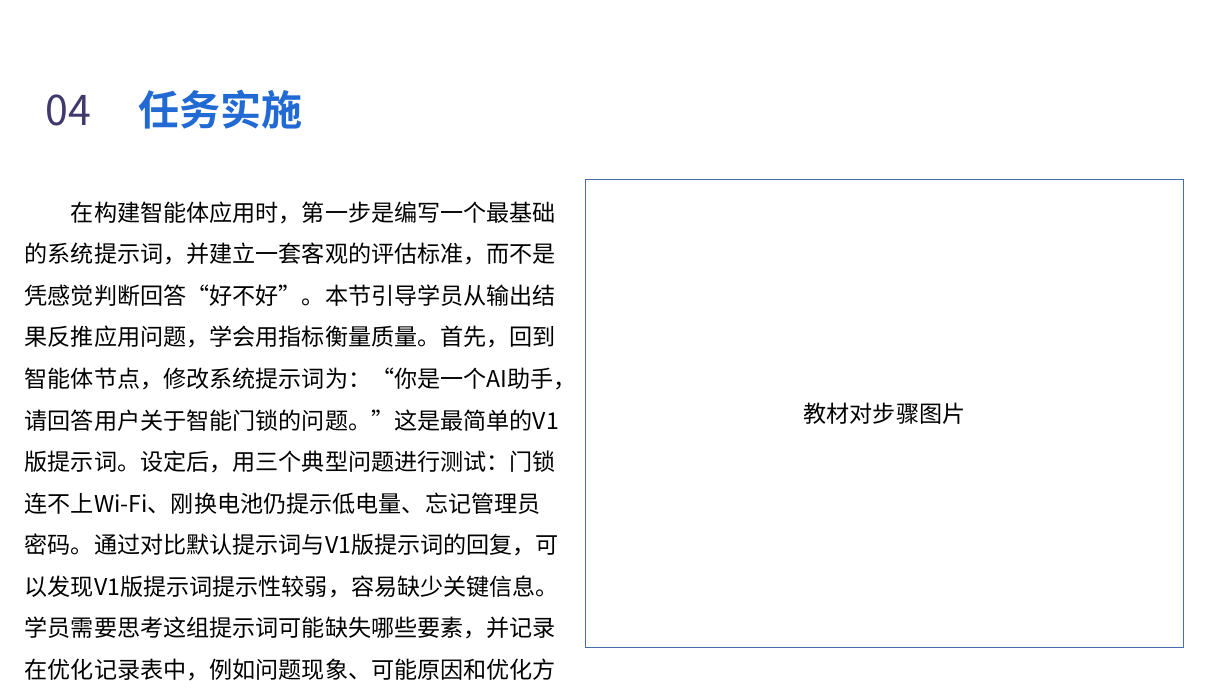
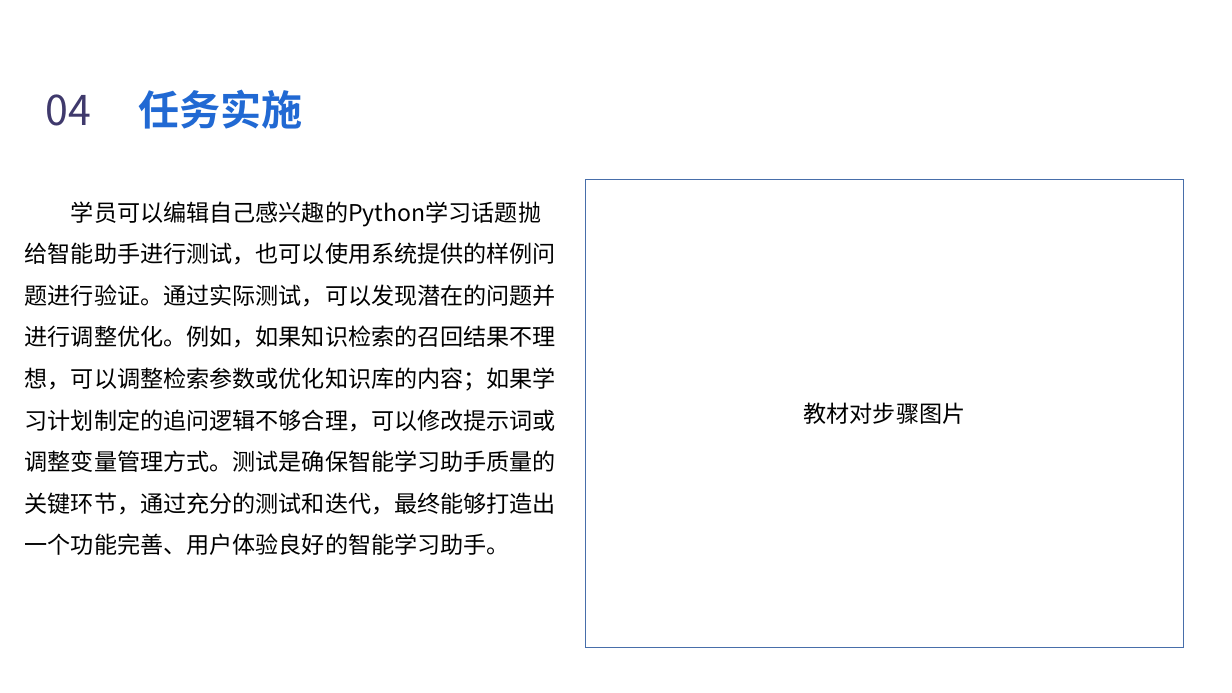
Before and after one commit to Silence1628/Ai_PPT, a slide deck: slide 13 of perception_ppt/perception_output/task/task1_implementation.pptx (slide 10 before the commit). Drawn at 1232x693 pixels with LibreOffice and Linux fonts; fonts in the diff are those of the drawing; background and template pictures are left out. Boxes give left, top, right and bottom in pixels: in the first picture for what was removed or moved away, otherwise in the second. Text is boxed around its words. In the diff, an @@ line names an element or a change of style, - is before the commit and + after.

```diff
--- a/perception_ppt/perception_output/task/task1_implementation.pptx
+++ b/perception_ppt/perception_output/task/task1_implementation.pptx
@@ text at (25,201,556,555): text changed @@
-在构建智能体应用时，第一步是编写一个最基础的系统提示词，并建立一套客观的评估标准，而不是凭感觉判断回答“好不好”。本节引导学员从输出结果反推应用问题，学会用指标衡量质量。首先，回到智能体节点，修改系统提示词为：“你是一个AI助手，请回答用户关于智能门锁的问题。”这是最简单的V1版提示词。设定后，用三个典型问题进行测试：门锁连不上Wi-Fi、刚换电池仍提示低电量、忘记管理员密码。通过对比默认提示词与V1版提示词的回复，可以发现V1版提示词提示性较弱，容易缺少关键信息。学员需要思考这组提示词可能缺失哪些要素，并记录在优化记录表中，例如问题现象、可能原因和优化方案。
+学员可以编辑自己感兴趣的Python学习话题抛给智能助手进行测试，也可以使用系统提供的样例问题进行验证。通过实际测试，可以发现潜在的问题并进行调整优化。例如，如果知识检索的召回结果不理想，可以调整检索参数或优化知识库的内容；如果学习计划制定的追问逻辑不够合理，可以修改提示词或调整变量管理方式。测试是确保智能学习助手质量的关键环节，通过充分的测试和迭代，最终能够打造出一个功能完善、用户体验良好的智能学习助手。
```
Also in this commit, not shown: 10 other slides changed, 2 slides added, 6 slides removed, 10 other files.
